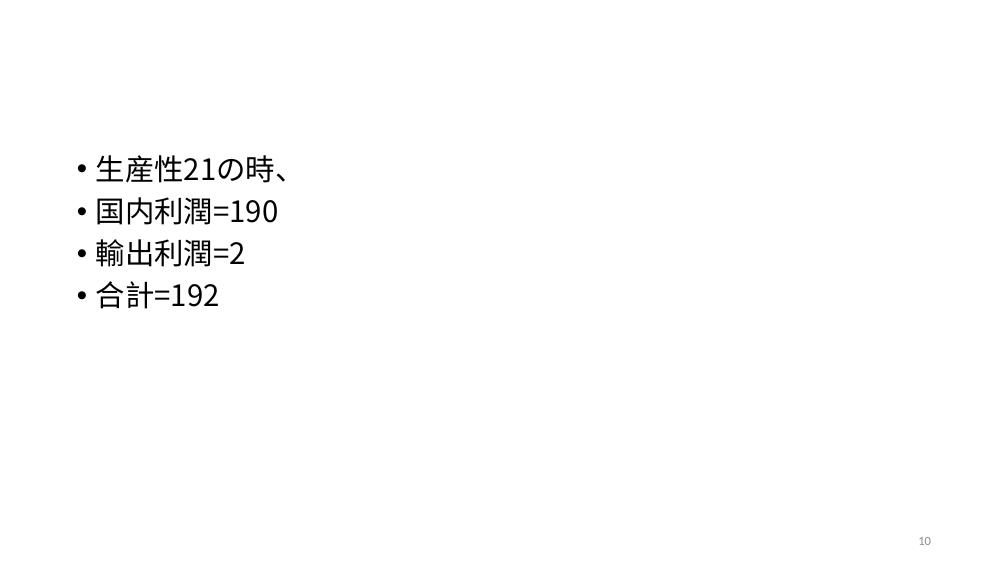
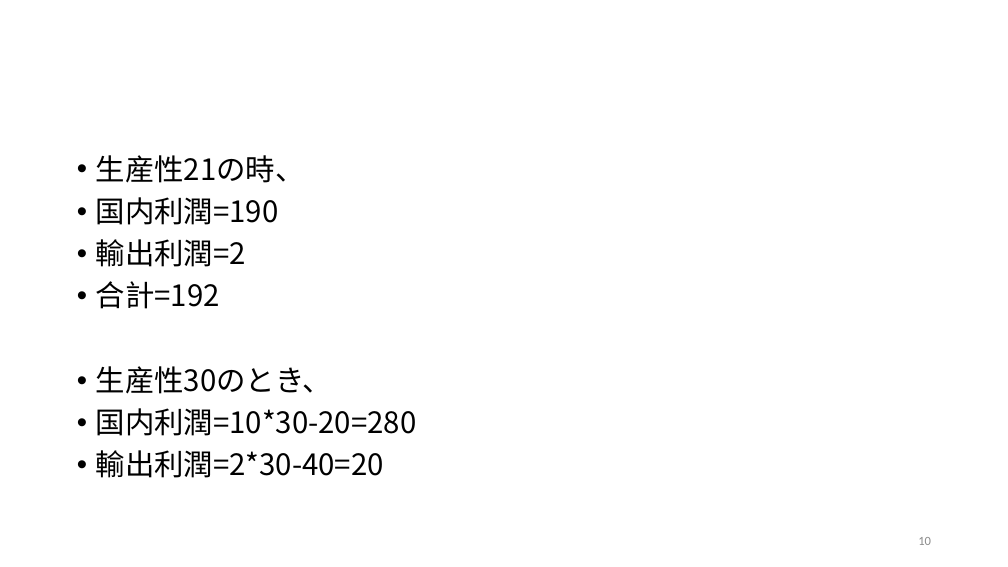
Before and after one commit to ayumu-tanaka/mof, a slide deck: slide 10 of slides/07新・新貿易理論.pptx. Drawn at 1008x567 pixels with LibreOffice and Linux fonts; fonts in the diff are those of the drawing. Boxes give left, top, right and bottom in pixels: in the first picture for what was removed or moved away, otherwise in the second. Text is boxed around its words. In the diff, an @@ line names an element or a change of style, - is before the commit and + after.

Commit message:
07slide update

```diff
--- a/slides/07新・新貿易理論.pptx
+++ b/slides/07新・新貿易理論.pptx
@@ text at (96,366,417,478): paragraphs added @@
+• 生産性30のとき、
+• 国内利潤=10*30-20=280
+• 輸出利潤=2*30-40=20
```
Also in this commit, not shown: 13 other slides changed, 1 other file.
